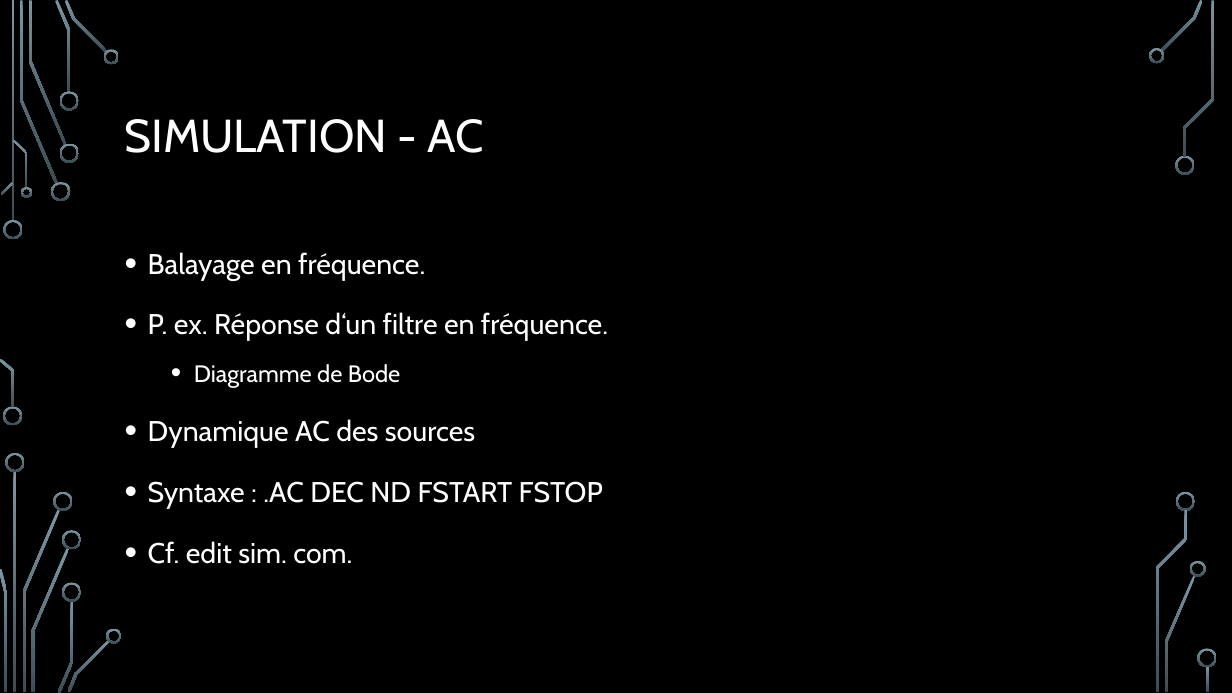
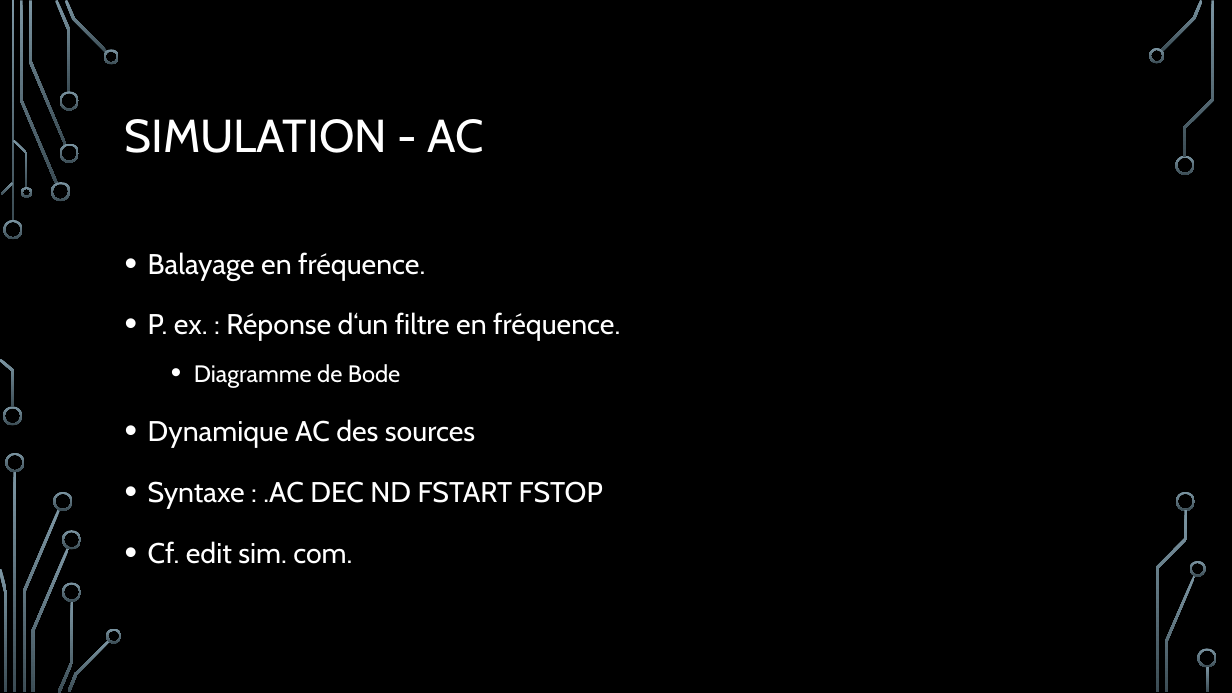
Before and after one commit to robotronik/conferences, a slide deck: slide 13 of Conc_elec/pres/Conception_Elec.pptx (slide 12 before the commit). Drawn at 1232x693 pixels with LibreOffice and Linux fonts; fonts in the diff are those of the drawing; background and template pictures are left out. Boxes give left, top, right and bottom in pixels: in the first picture for what was removed or moved away, otherwise in the second. Text is boxed around its words. In the diff, an @@ line names an element or a change of style, - is before the commit and + after.

```diff
--- a/Conc_elec/pres/Conception_Elec.pptx
+++ b/Conc_elec/pres/Conception_Elec.pptx
@@ text at (148, 312, 620, 341): text changed @@
-• P. ex. Réponse d‘un filtre en fréquence.
+• P. ex. : Réponse d‘un filtre en fréquence.
```
Also in this commit, not shown: 19 other slides changed, 9 slides added.
